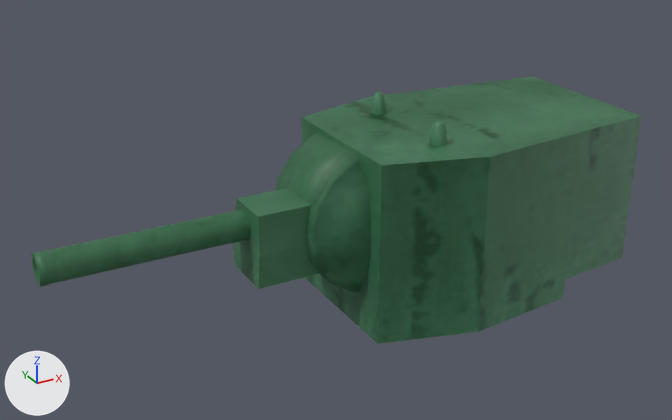
A saved change to the OBJ model E'sTankCannonsMod/E'sTankCannonsMod/Resources/Models/BV-2.obj.
Camera for both pictures: a camera (50 mm lens) standing at (-4.61, -5.45, 2.75) and looking at (-1.57, 0.07, -0.01). Every picture has the same lights, and +X, +Y and +Z are marked at lower left. Where no turn or scale is listed for an object, it has been applied to the vertices.

Objects in the first picture: '球.001_球.004'.
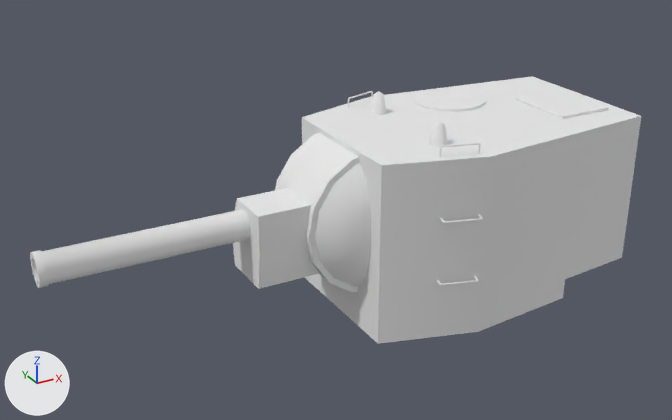
The change, as a list of edits to the scene's bpy script:
```text
Add mat_マテリアル:
    mat_マテリアル = principled_material('マテリアル')
    mat_マテリアル.base_color = (0.8, 0.8, 0.8)  # white #e7e7e7
    mat_マテリアル.roughness = 1.0
Change me_球_001_球_004:
    used by ob_球_001_球_004; location = (0.0, 0.0, 0.0)
    remove me_球_001_球_004.from_pydata(...)  # 248 vertices, 240 faces; spans x -3.75..0.68, y -0.79..0.79, z -0.8..0.73
    add me_球_001_球_004.from_pydata(...)  # 711 vertices, 644 faces, 4 loose edges; spans x -3.75..0.81, y -0.84..0.84, z -0.8..0.73
    me_球_001_球_004 part 1: 260 vertices added at x -1.2..0.81, y -0.5..0.84, z -0.47..0.64
    me_球_001_球_004 part 2: 1 vertex removed from x -1.74, y 0.0, z -0.07; 204 vertices added at x -1.2..-0.89, y -0.84..-0.62, z -0.35..0.64
    me_球_001_球_004 part 3: 235 faces spanning x -3.75..0.68, y -0.79..0.79, z -0.8..0.73 switch from mat_e_canon_004 (picture img_metal4_png) to mat_マテリアル (white #e7e7e7)
```

Changed parts and their boxes [x1, y1, x2, y2] in the pictures (672 x 420 px):
'球.001_球.004', reshaped
    before: [31, 76, 641, 344]
    after: [30, 76, 641, 344]
part 1 of me_球_001_球_004, added
    after: [348, 88, 608, 119]
part 2 of me_球_001_球_004, built on
    after: [437, 143, 483, 286]
part 3 of me_球_001_球_004, recoloured (green to grey)
    both: [32, 76, 641, 344]
